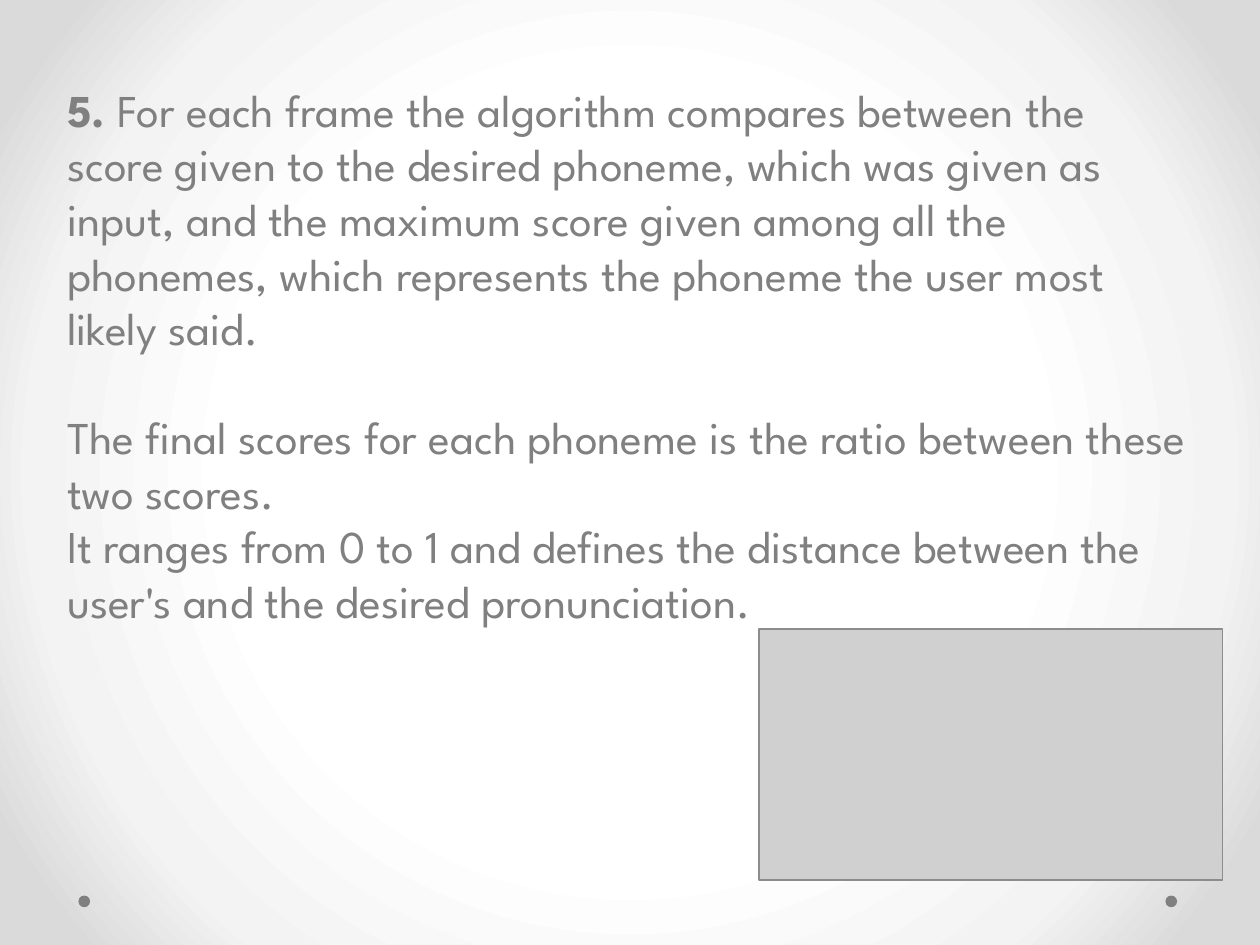
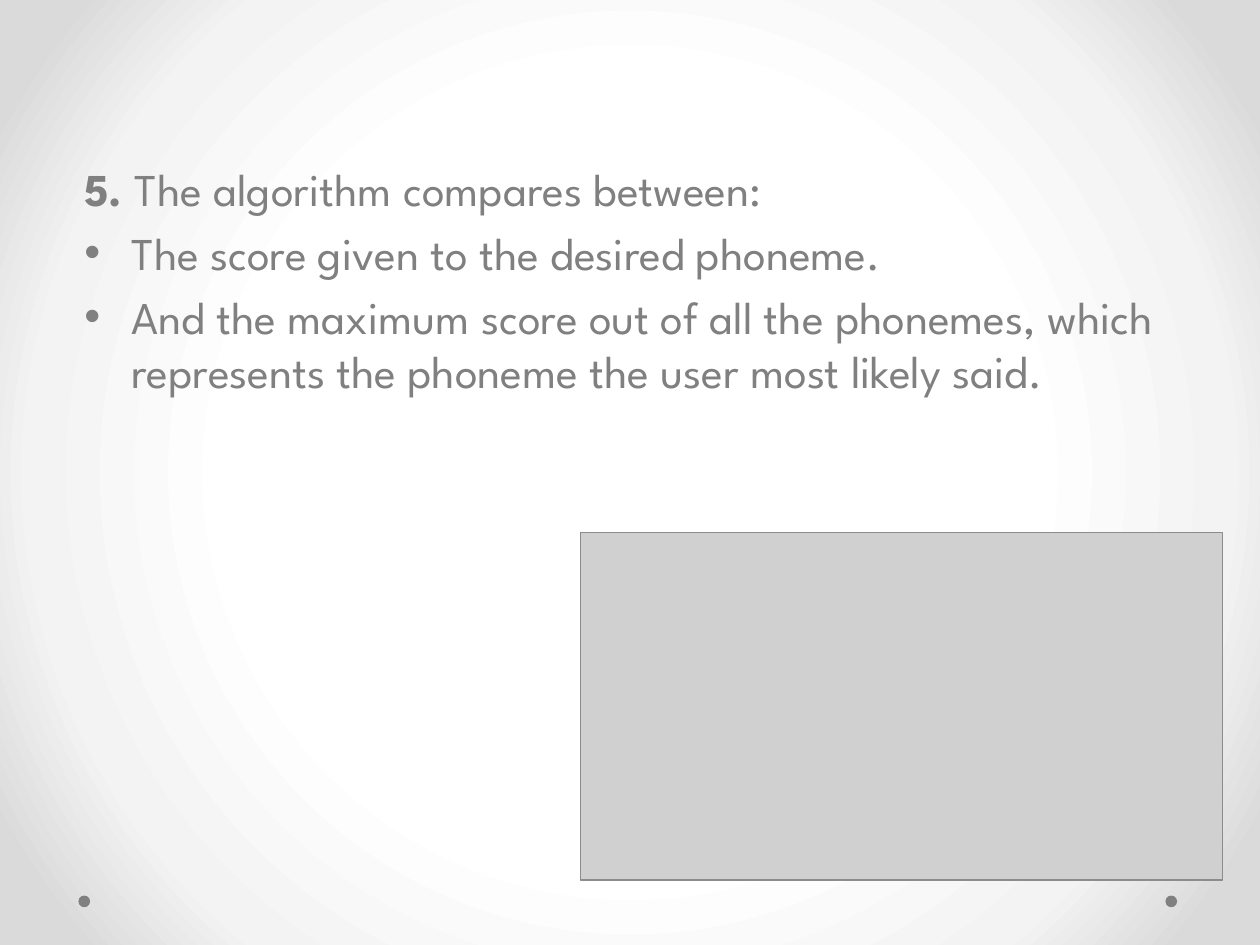
Before and after one commit to nitzanz2/pronunciation-feedback, a slide deck: slide 13 of Pronanciation-feedback - Slideshow.pptx. Drawn at 1260x945 pixels with LibreOffice and Linux fonts; fonts in the diff are those of the drawing; grey boxes stand for pictures. Boxes give left, top, right and bottom in pixels: in the first picture for what was removed or moved away, otherwise in the second. Text is boxed around its words. In the diff, an @@ line names an element or a change of style, - is before the commit and + after.

```diff
--- a/Pronanciation-feedback - Slideshow.pptx
+++ b/Pronanciation-feedback - Slideshow.pptx
@@ text at (84, 175, 1152, 398): text changed @@
-5. For each frame the algorithm compares between the score given to the desired phoneme, which was given as input, and the maximum score given among all the phonemes, which represents the phoneme the user most likely said.
-The final scores for each phoneme is the ratio between these two scores.
-It ranges from 0 to 1 and defines the distance between the user's and the desired pronunciation.
+5. The algorithm compares between:
+• The score given to the desired phoneme.
+• And the maximum score out of all the phonemes, which represents the phoneme the user most likely said.
@@ picture: place and size @@
-picture at (759, 629, 1222, 879)
+picture at (581, 533, 1223, 881)
```
Also in this commit, not shown: 13 other slides changed, 4 slides added, 1 other file.
